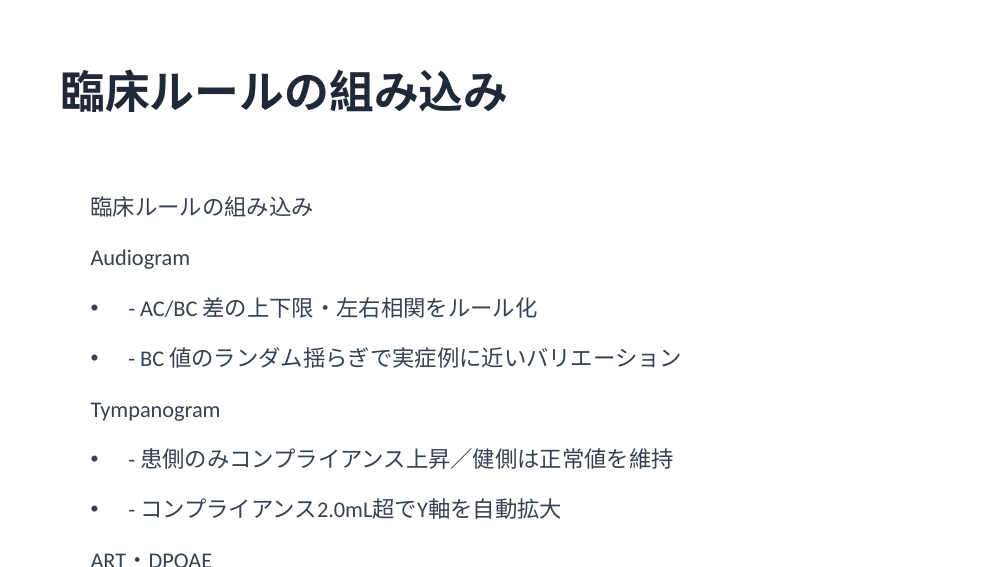
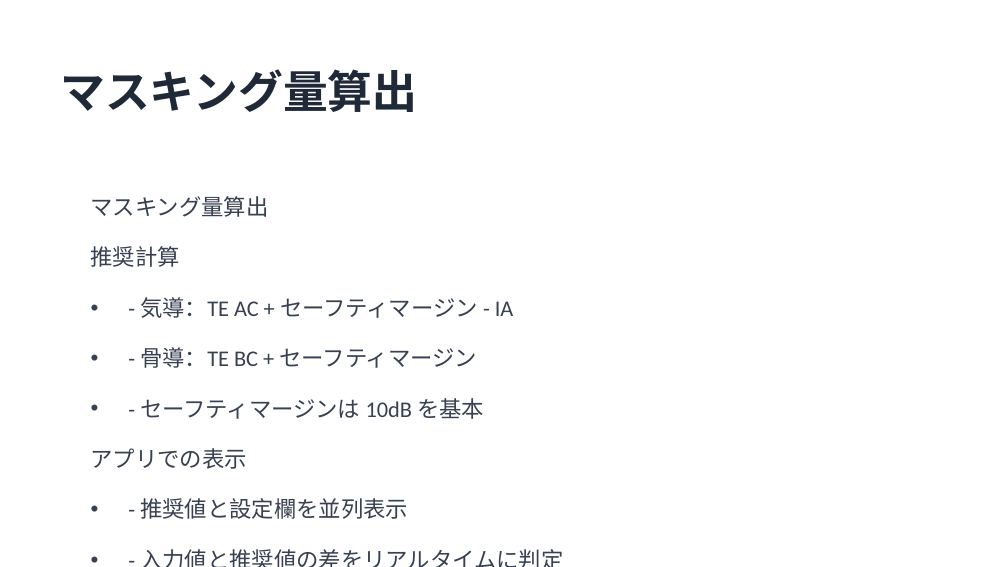
Before and after one commit to HIdechan-Maeda/Audiogram-masking-training-ver.2, a slide deck: slide 8 of HearSim_マスキング訓練プレゼン.pptx. Drawn at 1008x567 pixels with LibreOffice and Linux fonts; fonts in the diff are those of the drawing. Boxes give left, top, right and bottom in pixels: in the first picture for what was removed or moved away, otherwise in the second. Text is boxed around its words. In the diff, an @@ line names an element or a change of style, - is before the commit and + after.

```diff
--- a/HearSim_マスキング訓練プレゼン.pptx
+++ b/HearSim_マスキング訓練プレゼン.pptx
@@ text at <box>60,69,417,112</box>: text changed @@
-臨床ルールの組み込み
+マスキング量算出
@@ text at <box>91,196,269,217</box>: text changed @@
-臨床ルールの組み込み
+マスキング量算出
@@ text at <box>91,246,180,267</box>: text changed @@
-Audiogram
+推奨計算
@@ text at <box>140,297,514,318</box>: text changed @@
-• - AC/BC 差の上下限・左右相関をルール化
+• - 気導：TE AC + セーフティマージン - IA
@@ text at <box>140,347,477,368</box>: text changed @@
-• - BC 値のランダム揺らぎで実症例に近いバリエーション
+• - 骨導：TE BC + セーフティマージン
@@ text at <box>140,398,484,419</box>: text changed @@
-Tympanogram
+• - セーフティマージンは 10dB を基本
@@ text at <box>91,448,247,469</box>: text changed @@
-• - 患側のみコンプライアンス上昇／健側は正常値を維持
+アプリでの表示
@@ text at <box>140,498,408,519</box>: text changed @@
-• - コンプライアンス2.0mL超でY軸を自動拡大
+• - 推奨値と設定欄を並列表示
@@ text at <box>81,534,927,567</box>: text changed @@
-ART・DPOAE
+• - 入力値と推奨値の差をリアルタイムに判定
```
Also in this commit, not shown: 8 other slides changed, 4 slides added, 4 slides removed, 1 other file.
